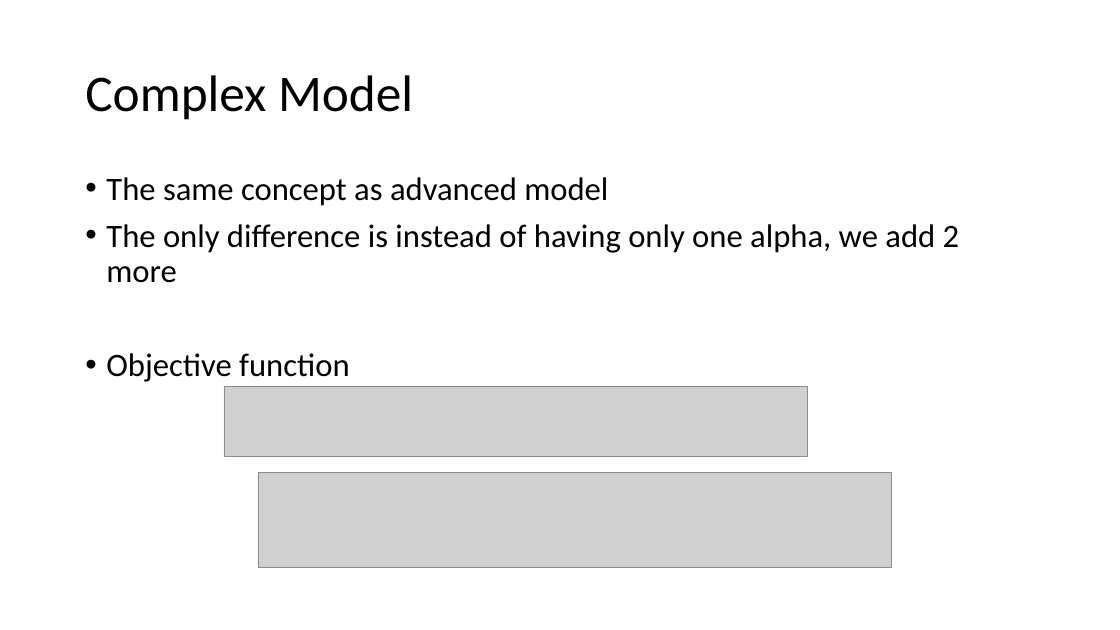
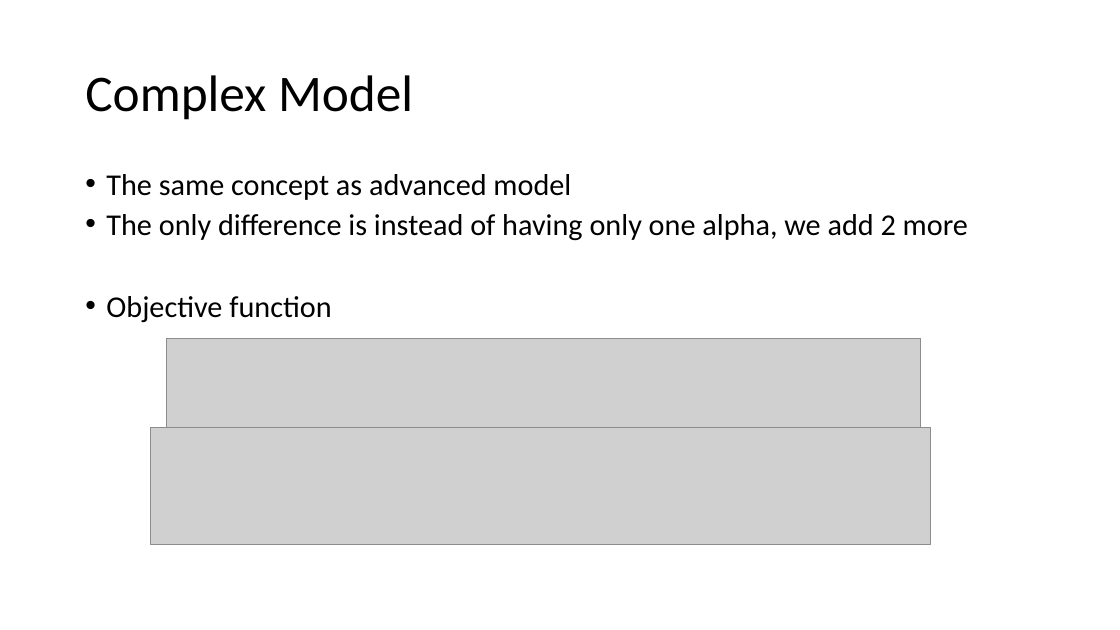
Before and after one commit to Math441Iguess/Math441NBAStuff, a slide deck: slide 17 of Creating a Championship Winning NBA Team (1).pptx. Drawn at 1120x630 pixels with LibreOffice and Linux fonts; fonts in the diff are those of the drawing; grey boxes stand for pictures. Boxes give left, top, right and bottom in pixels: in the first picture for what was removed or moved away, otherwise in the second. Text is boxed around its words. In the diff, an @@ line names an element or a change of style, - is before the commit and + after.

```diff
--- a/Creating a Championship Winning NBA Team (1).pptx
+++ b/Creating a Championship Winning NBA Team (1).pptx
@@ text "The same concept as advanced ..." at [106, 174, 968, 322]: size 28 to 25.9 pt; line spacing 0.9 to 0.8 @@
@@ picture: place and size @@
-picture at [224, 386, 808, 456]
+picture at [167, 339, 921, 429]
@@ picture: place and size @@
-picture at [258, 473, 891, 567]
+picture at [150, 428, 931, 544]
```
Also in this commit, not shown: 13 other slides changed.
